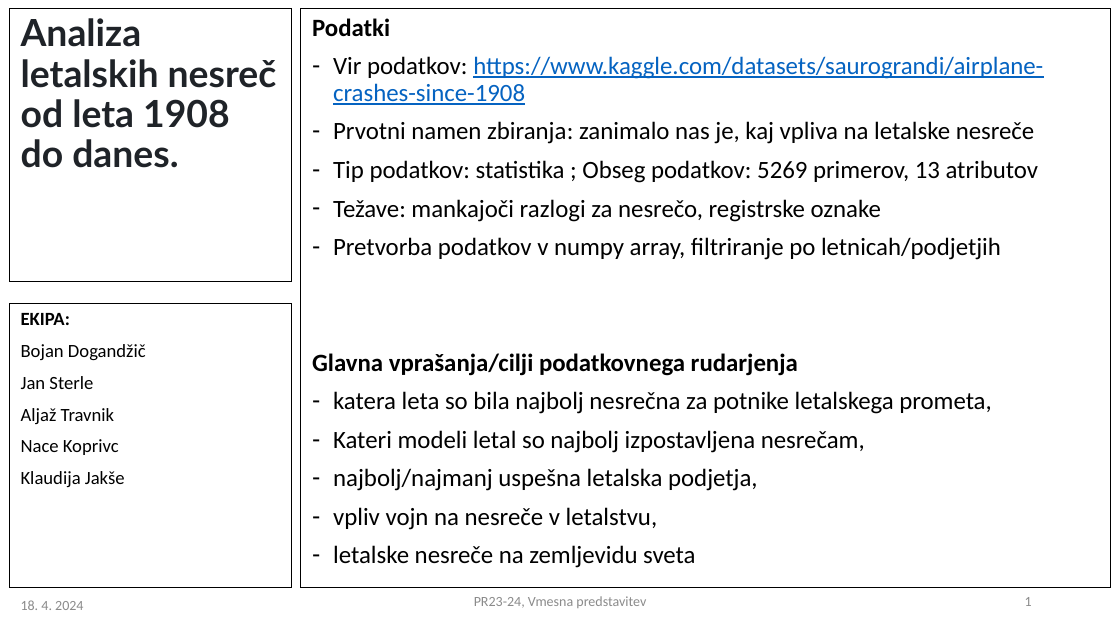
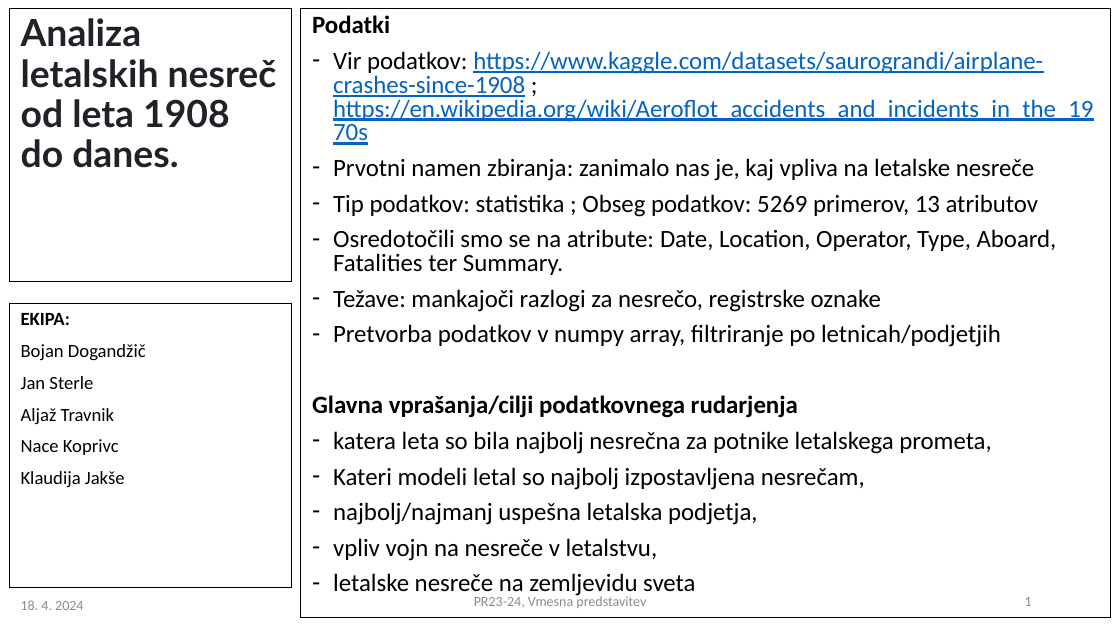
Before and after one commit to aljaztravnik/PR24ATJSBDKJNK, a slide deck: slide 1 of PR2023-24_vmesna_7.pptx. Drawn at 1120x630 pixels with LibreOffice and Linux fonts; fonts in the diff are those of the drawing. Boxes give left, top, right and bottom in pixels: in the first picture for what was removed or moved away, otherwise in the second. Text is boxed around its words. In the diff, an @@ line names an element or a change of style, - is before the commit and + after.

```diff
--- a/PR2023-24_vmesna_7.pptx
+++ b/PR2023-24_vmesna_7.pptx
@@ text "Podatki" resized from (x1=301, y1=9, x2=1111, y2=588) to (x1=301, y1=9, x2=1111, y2=617) @@
@@ text at (x1=312, y1=15, x2=1039, y2=597): line spacing 0.9 to 0.8 @@
@@ text at (x1=333, y1=51, x2=1093, y2=122): text changed @@
-– Vir podatkov: https://www.kaggle.com/datasets/saurograndi/airplane-crashes-since-1908
+– Vir podatkov: https://www.kaggle.com/datasets/saurograndi/airplane-crashes-since-1908 ; https://en.wikipedia.org/wiki/Aeroflot_accidents_and_incidents_in_the_1970s
@@ text at (x1=333, y1=229, x2=1057, y2=275): paragraph added @@
+– Osredotočili smo se na atribute: Date, Location, Operator, Type, Aboard, Fatalities ter Summary.
```
Also in this commit, not shown: 2 other slides changed, 6 slides added, 1 other file.
